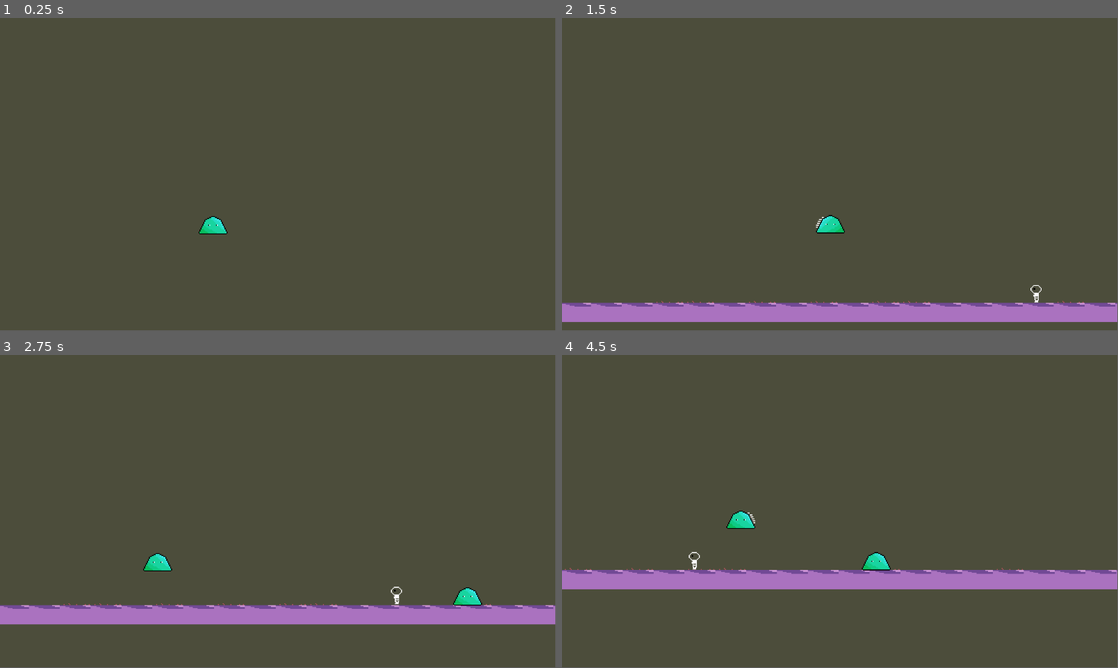
Above: before the commit, frames 1-4 (two rows, left to right).
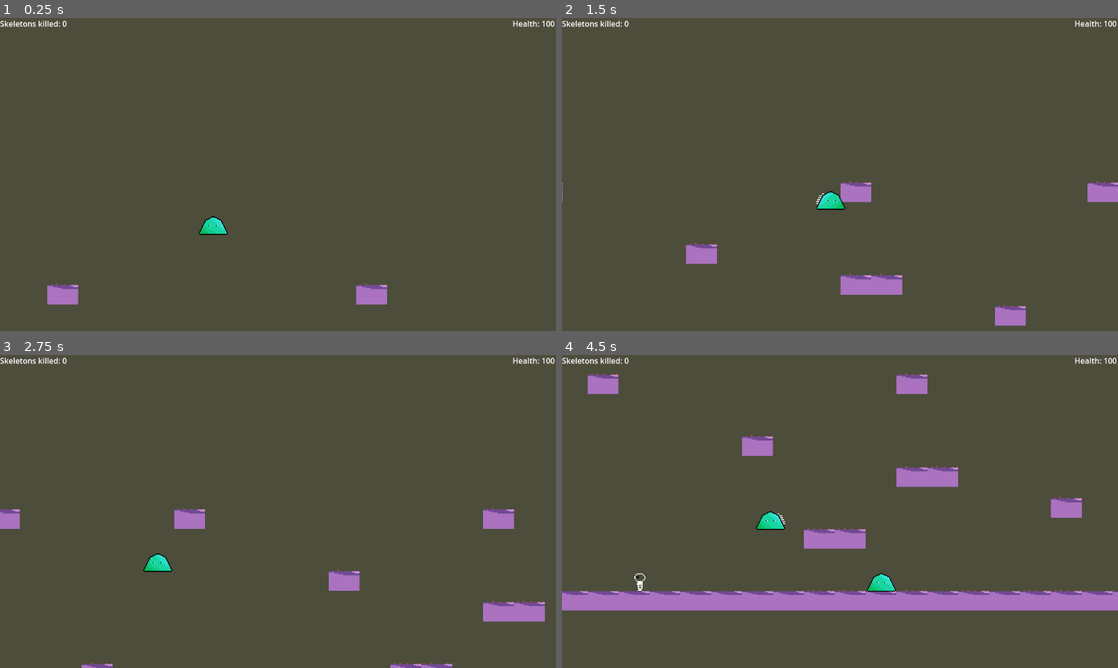
Above: after the commit, the same moments.

Repository: Enriquenf07/plataform-03-04
Game: Godot game, scene res://general/main.tscn
The game is run twice, just before and just after one commit, with the same random seed, the same clock (stepped at 60 frames per second) and the same inputs.
Inputs (mouse positions are in pixels of both pictures, inside the frame that each line leads up to):
- Up to frame 1 (0.25 s): no input
- Up to frame 2 (1.5 s): move the mouse to (962, 158) at 0.52 s; hold D (move_right) from 0.53 s (still down); tap Space (jump) at 0.6, 0.77, 1.07 s; move the mouse to (728, 190) at 1.27 s; tap F (dash) at 1.35 s
- Up to frame 3 (2.75 s): tap Space (jump) at 1.52, 1.55, 1.82, 2.3 s; move the mouse to (333, 442) at 2.02 s; release D (move_right) at 2.03 s; hold A (move_left) from 2.03 s (still down); tap E (dash_clone) at 2.1 s
- Up to frame 4 (4.5 s): move the mouse to (812, 574) at 2.77 s; release A (move_left) at 2.78 s; hold D (move_right) 2.78-4.28 s; click (812, 574) at 2.85 s; tap Space (jump) at 3.02, 3.05, 3.32, 3.6, 3.77, 4.07 s; move the mouse to (1006, 558) at 3.52 s; move the mouse to (673, 464) at 4.27 s; hold A (move_left) from 4.28 s (still down); tap F (dash) at 4.35 s
In our replay, the window is 799x449 before the commit and 800x450 after it. These sizes can differ from the game's own. Grey fills any space a smaller window leaves; there, only what the larger window draws over its background counts as a difference.

The runs differ from the first frame. In frame 1, 1.0% of the frame differs, in the area x 0-100%, y 0-92%; in frame 2, 8.6%; in frame 3, 8.1%; in frame 4, 16%, in the area x 0-100%, y 0-82%.

Commit message:
finished

Diff:
--- /dev/null
+++ b/DieScreen.gd
@@ -0,0 +1 @@
+extends CanvasLayer
--- /dev/null
+++ b/KillCount.gd
@@ -0,0 +1,6 @@
+extends Label
+
+var texto = 'oiii'
+
+func _process(delta):
+	text = texto
--- /dev/null
+++ b/LifeObject.gd
@@ -0,0 +1,18 @@
+extends CharacterBody2D
+
+@export
+var power: float
+
+var used := false
+
+var gravity: int = ProjectSettings.get_setting("physics/2d/default_gravity")
+
+func exec(player: CharacterBody2D):
+	if not used:
+		player.health.value += power
+		used = true
+	queue_free()
+
+func _physics_process(delta):
+	velocity.y += gravity * delta
+	move_and_slide()
--- /dev/null
+++ b/game_state.gd
@@ -0,0 +1,9 @@
+extends Node
+
+var kill_count := 0
+
+func add_kill():
+	kill_count += 1
+
+func reset():
+	kill_count = 0
--- a/general/main.gd
+++ b/general/main.gd
@@ -8,7 +8,17 @@
 @onready
 var playerScene = preload("res://player/Player.tscn")
 
+@onready
+var life_object = preload("res://objects/life_object.tscn")
+
 var player
+var rng := RandomNumberGenerator.new()
+
+@export
+var max_objects: int
+
+var current_objects := 0
+
 
 func create_player():
 	player = playerScene.instantiate()
@@ -28,7 +38,11 @@
 		create_player()
 	var time_left = (int(timer.time_left))
 	if time_left % 10 == 0 and last_sec != time_left:
-		last_sec = time_left
 		var instance = skeletonScene.instantiate()
-		instance.position = Vector2(800, 463)
+		instance.position = Vector2(rng.randf_range(200, 1200), 463)
 		add_child(instance)
+	if current_objects < max_objects and time_left % 10 == 0 and last_sec != time_left:
+		var object = life_object.instantiate()
+		object.position = Vector2(rng.randf_range(200, 1200), rng.randf_range(300, -100))
+		add_child(object)
+	last_sec = time_left
--- a/general/main.tscn
+++ b/general/main.tscn
@@ -31,9 +31,10 @@
 
 [node name="Main" type="Node2D"]
 script = ExtResource("1_yfjwe")
+max_objects = 6
 
 [node name="TileMap" type="TileMap" parent="."]
 position = Vector2(669, 528)
 tile_set = SubResource("TileSet_4ddtu")
 format = 2
-layer_0/tile_data = PackedInt32Array(-131072, 7, 0, -131071, …(1306 unchanged characters)… 5605, 6, 0, -131129, 6, 0, -196584, 6, 0)
+layer_0/tile_data = PackedInt32Array(-131072, 7, 0, -131071, …(1306 unchanged characters)… 5605, 6, 0, -131129, 6, 0, -196584, 6, 0, -196617, 6, 0, -196616, 6, 0, -327686, 6, 0, -327685, 6, 0, -196627, 6, 0, -196633, 6, 0, -327709, 6, 0, -196641, 6, 0, -196646, 6, 0, -262180, 6, 0, -393250, 6, 0, -458783, 6, 0, -458778, 6, 0, -524310, 6, 0, -524304, 6, 0, -393227, 6, 0, -524294, 6, 0, -589822, 6, 0, -458747, 6, 0, -393203, 6, 0, -458735, 6, 0, -524268, 6, 0, -458742, 6, 0, -327671, 6, 0, -262140, 6, 0, -262145, 6, 0, -327723, 6, 0, -327728, 6, 0, -196663, 6, 0, -262197, 6, 0, -393267, 6, 0)
--- /dev/null
+++ b/labels/Hud.gd
@@ -0,0 +1,4 @@
+extends CanvasLayer
+
+func init(health):
+	%PlayerHealth.init(health)
--- /dev/null
+++ b/labels/Hud.tscn
@@ -0,0 +1,22 @@
+[gd_scene load_steps=4 format=3 uid="uid://c7ilmcmoyw2tm"]
+
+[ext_resource type="Script" path="res://labels/KillCount.gd" id="1_6qmfp"]
+[ext_resource type="Script" path="res://labels/Hud.gd" id="1_xw8m6"]
+[ext_resource type="Script" path="res://labels/PlayerHealth.gd" id="2_0jxd2"]
+
+[node name="Hud" type="CanvasLayer"]
+script = ExtResource("1_xw8m6")
+
+[node name="KillCount" type="Label" parent="."]
+offset_right = 40.0
+offset_bottom = 23.0
+text = "ewa"
+script = ExtResource("1_6qmfp")
+
+[node name="PlayerHealth" type="Label" parent="."]
+unique_name_in_owner = true
+offset_left = 986.0
+offset_right = 1150.0
+offset_bottom = 23.0
+horizontal_alignment = 2
+script = ExtResource("2_0jxd2")
--- /dev/null
+++ b/labels/KillCount.gd
@@ -0,0 +1,5 @@
+extends Label
+
+
+func _process(delta):
+	text = 'Skeletons killed: {kills}'.format({'kills': GameState.kill_count})
--- /dev/null
+++ b/labels/PlayAgain.gd
@@ -0,0 +1,5 @@
+extends Button
+
+func _on_pressed():
+	GameState.reset()
+	get_tree().change_scene_to_file("res://general/main.tscn")
--- /dev/null
+++ b/labels/PlayerHealth.gd
@@ -0,0 +1,9 @@
+extends Label
+
+var health: IHealth
+
+func init(health: IHealth):
+	self.health = health
+
+func _process(delta):
+	text = 'Health: {health}'.format({'health': health.value})
--- /dev/null
+++ b/labels/die_screen.tscn
@@ -0,0 +1,37 @@
+[gd_scene load_steps=4 format=3 uid="uid://dvnwlb5iye1tc"]
+
+[ext_resource type="Script" path="res://DieScreen.gd" id="1_x0poy"]
+[ext_resource type="Script" path="res://labels/PlayAgain.gd" id="2_b7wk1"]
+
+[sub_resource type="LabelSettings" id="LabelSettings_5kq1b"]
+font_color = Color(0, 0, 0, 1)
+
+[node name="DieScreen" type="CanvasLayer"]
+script = ExtResource("1_x0poy")
+
+[node name="Label" type="Label" parent="."]
+z_index = 1
+offset_left = 413.0
+offset_top = 258.0
+offset_right = 680.0
+offset_bottom = 281.0
+text = "You died"
+label_settings = SubResource("LabelSettings_5kq1b")
+horizontal_alignment = 1
+
+[node name="ColorRect" type="ColorRect" parent="."]
+offset_left = -6.0
+offset_top = 3.0
+offset_right = 1160.0
+offset_bottom = 660.0
+color = Color(0.92549, 0.839216, 0.466667, 1)
+
+[node name="PlayAgain" type="Button" parent="."]
+offset_left = 489.0
+offset_top = 359.0
+offset_right = 618.0
+offset_bottom = 397.0
+text = "Play again"
+script = ExtResource("2_b7wk1")
+
+[connection signal="pressed" from="PlayAgain" to="PlayAgain" method="_on_pressed"]
--- /dev/null
+++ b/objects/life_object.tscn
@@ -0,0 +1,18 @@
+[gd_scene load_steps=4 format=3 uid="uid://dajw4ow08uduy"]
+
+[ext_resource type="Script" path="res://LifeObject.gd" id="1_m88ha"]
+[ext_resource type="Texture2D" uid="uid://dykv78r0j66sf" path="res://assets/life.png" id="2_wcm33"]
+
+[sub_resource type="CircleShape2D" id="CircleShape2D_une0p"]
+radius = 16.1245
+
+[node name="LifeObject" type="CharacterBody2D" groups=["objects"]]
+scale = Vector2(0.340304, 0.340304)
+script = ExtResource("1_m88ha")
+power = 20.0
+
+[node name="Sprite2D" type="Sprite2D" parent="."]
+texture = ExtResource("2_wcm33")
+
+[node name="CollisionShape2D" type="CollisionShape2D" parent="."]
+shape = SubResource("CircleShape2D_une0p")
--- a/player/Health.gd
+++ b/player/Health.gd
@@ -1 +1,4 @@
 extends IHealth
+
+func die():
+	get_tree().change_scene_to_file("res://labels/die_screen.tscn")
--- a/player/Jump.gd
+++ b/player/Jump.gd
@@ -15,9 +15,14 @@
 @export
 var jump_force: float = 400.0
 
+var comeback
+
 func enter() -> void:
 	super()
 	parent.velocity.y = -jump_force
+
+func exit():
+	comeback = null
 
 func process_input(event: InputEvent) -> State:
 	if input_handler.double_jump():
@@ -38,6 +43,10 @@
 	input_handler.change_direction(movement)
 	if movement != 0:
 		parent.change_sprite_direction(movement)
+	if comeback:
+		parent.velocity.x = 200 * comeback
+		parent.move_and_slide()
+		return
 	parent.velocity.x = movement
 	parent.move_and_slide()
 
--- a/player/Player.gd
+++ b/player/Player.gd
@@ -19,6 +19,10 @@
 var double_dash_cooldown: int
 var timer : Timer
 var clone
+@export
+var jump_state: State
+@onready
+var health := %Health
 
 func create_clone():
 	timer = Timer.new()
@@ -34,18 +38,31 @@
 	weapon.animation_flip = movement < 0
 	weapon.global_position.x = global_position.x + 20 if movement > 0 else global_position.x - 20
 
+func hit(dmg, direction):
+	%Health.handle_damage(dmg)
+	velocity.x = -100 * direction
+	move_and_slide()
+	state_machine.change_state(jump_state)
+	jump_state.comeback = direction
 
 func _ready() -> void:
 	input_handler = Input_handler.new()
 	state_machine.init(self, animations, input_handler)
+	%Hud.init(%Health)
 
 func _unhandled_input(event: InputEvent) -> void:
 	state_machine.process_input(event)
 
 func _physics_process(delta: float) -> void:
 	if position.y > 2000:
-		free()
+		%Health.die()
 		return
+	for index in range(get_slide_collision_count()):
+		var collision = get_slide_collision(index)
+		var body = collision.get_collider()
+		if body is CharacterBody2D:
+			if body.is_in_group('objects'):
+				body.exec(self)
 	if timer != null and timer.time_left == 0:
 		input_handler.dash_clone_is_enable = true
 		timer.free()
--- a/player/Player.tscn
+++ b/player/Player.tscn
@@ -12,6 +12,7 @@
 [ext_resource type="PackedScene" uid="uid://ewga3dqb8gfq" path="res://weapon/weapon.tscn" id="10_35mp6"]
 [ext_resource type="Script" path="res://player/DashClone.gd" id="10_w5b20"]
 [ext_resource type="Script" path="res://player/Health.gd" id="11_ao5g6"]
+[ext_resource type="PackedScene" uid="uid://c7ilmcmoyw2tm" path="res://labels/hud.tscn" id="13_m63dh"]
 
 [sub_resource type="CircleShape2D" id="CircleShape2D_b4t2c"]
 radius = 10.0499
@@ -72,11 +73,12 @@
 "speed": 5.0
 }]
 
-[node name="Player" type="CharacterBody2D"]
+[node name="Player" type="CharacterBody2D" node_paths=PackedStringArray("jump_state") groups=["player"]]
 collision_layer = 2
 collision_mask = 5
 script = ExtResource("1_ptl1h")
 double_dash_cooldown = 7
+jump_state = NodePath("StateMachine/Jump")
 
 [node name="CollisionShape2D" type="CollisionShape2D" parent="."]
 position = Vector2(1, -1)
@@ -150,10 +152,16 @@
 position = Vector2(-22, -16)
 
 [node name="Health" type="Node" parent="."]
+unique_name_in_owner = true
 script = ExtResource("11_ao5g6")
+value = 100.0
 
 [node name="Camera2D" type="Camera2D" parent="."]
 position = Vector2(68, -20)
 zoom = Vector2(2, 2)
 drag_horizontal_enabled = true
 drag_vertical_enabled = true
+editor_draw_drag_margin = true
+
+[node name="Hud" parent="." instance=ExtResource("13_m63dh")]
+unique_name_in_owner = true
--- /dev/null
+++ b/player/skills/Base.gd
@@ -0,0 +1,4 @@
+extends State
+
+@export
+var explode_state: State
--- a/project.godot
+++ b/project.godot
@@ -15,6 +15,14 @@
 config/features=PackedStringArray("4.2", "Forward Plus")
 boot_splash/bg_color=Color(0.815686, 0.878431, 0.631373, 1)
 config/icon="res://assets/slimeInitial.png"
+
+[autoload]
+
+GameState="*res://game_state.gd"
+
+[display]
+
+window/stretch/mode="viewport"
 
 [input]
 
--- a/skeleton/Health.gd
+++ b/skeleton/Health.gd
@@ -2,3 +2,4 @@
 
 func die():
 	parent.free()
+	GameState.add_kill()
--- a/skeleton/Move.gd
+++ b/skeleton/Move.gd
@@ -24,6 +24,9 @@
 		if body is CharacterBody2D:
 			if body.has_method('explode'):
 				body.explode()
+			if body.has_method('hit') and body.is_in_group('player'):
+				var flip_h = animations.flip_h
+				body.hit(parent.damage, 1 if parent.velocity.x > 0 else -1)
 	time += delta
 	parent.move_and_slide()
 	return null
--- a/skeleton/skeleton.gd
+++ b/skeleton/skeleton.gd
@@ -17,6 +17,9 @@
 
 @onready
 var on_hit_state: State = $StateMachine/OnHit
+
+@export
+var damage: float
 
 
 func hit(damage, direction):
--- a/skeleton/skeleton.tscn
+++ b/skeleton/skeleton.tscn
@@ -32,6 +32,7 @@
 collision_layer = 4
 collision_mask = 7
 script = ExtResource("1_mr8nh")
+damage = 10.0
 
 [node name="CollisionShape2D" type="CollisionShape2D" parent="."]
 shape = SubResource("CapsuleShape2D_48p86")
Binary file added: assets/life.png
Not shown, added: assets/life.png.import
Not shown: 1 places in player/Player.tscn that only renumber resources
